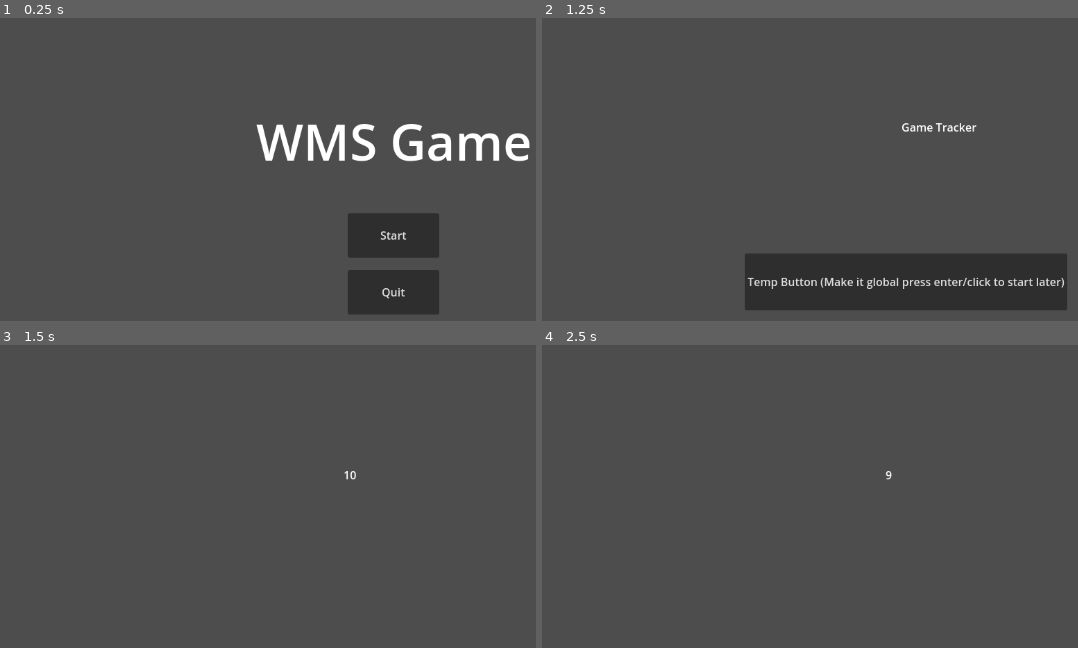
Above: before the commit, frames 1-4 (two rows, left to right).
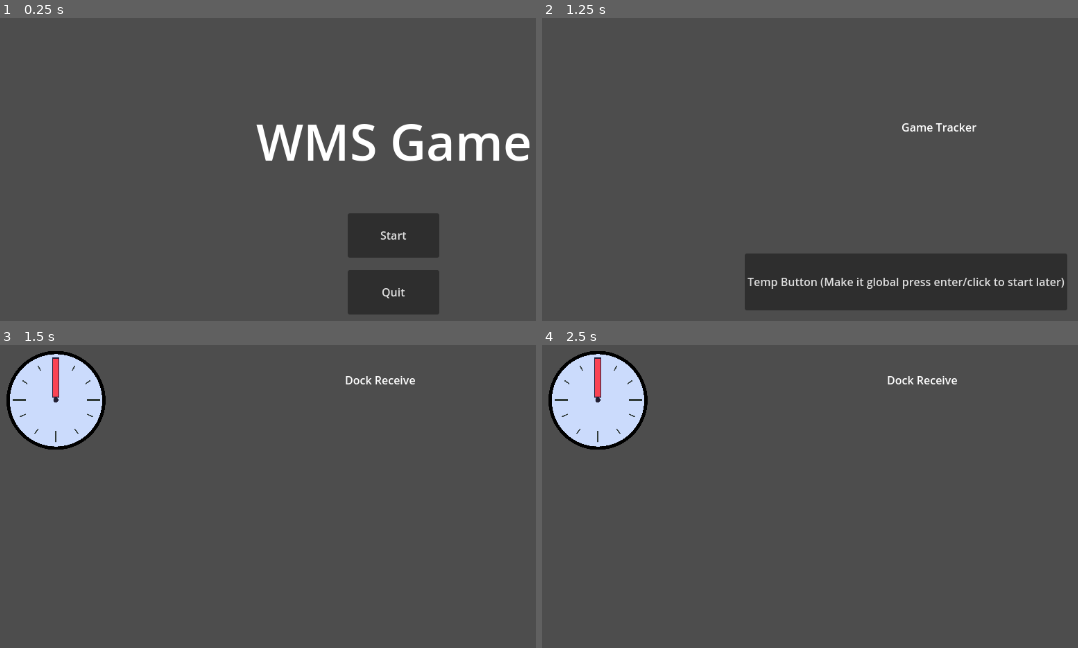
Above: after the commit, the same moments.

Repository: patrickly7/Hackathon-2025
Game: Godot game, scene res://scenes/start_menu.tscn
The game is run twice, just before and just after one commit, with the same random seed, the same clock (stepped at 60 frames per second) and the same inputs.
Inputs:
- Up to frame 1 (0.25 s): no input
- Up to frame 2 (1.25 s): click "Start" at 0.5 s
- Up to frame 3 (1.5 s): click "Temp Button (Make it global p…" at 1.25 s
- Up to frame 4 (2.5 s): tap Enter at 2 s

Frames 1-2 are identical in both runs. In frame 3, 5.0% of the frame differs, in the area x 1-78%, y 1-45%; in frame 4, 4.9%.

Commit message:
added GameTimer scene for resuability

Diff:
--- a/scenes/dock_receive.tscn
+++ b/scenes/dock_receive.tscn
@@ -1,17 +1,18 @@
-[gd_scene load_steps=2 format=3 uid="uid://cdkdtc6esq6y"]
+[gd_scene load_steps=3 format=3 uid="uid://cdkdtc6esq6y"]
 
 [ext_resource type="Script" uid="uid://daaoys0h7ft5x" path="res://scripts/dock_receive.gd" id="1_4x3rc"]
+[ext_resource type="PackedScene" uid="uid://dd5d7d2xh71xl" path="res://scenes/game_timer.tscn" id="2_5omce"]
 
 [node name="DockReceive" type="Node2D"]
 script = ExtResource("1_4x3rc")
 
 [node name="Label" type="Label" parent="."]
-offset_left = 504.0
-offset_top = 186.0
-offset_right = 606.0
-offset_bottom = 209.0
+offset_left = 506.0
+offset_top = 49.0
+offset_right = 608.0
+offset_bottom = 72.0
 text = "Dock Receive"
 
-[node name="Timer" type="Timer" parent="."]
+[node name="GameTimer" parent="." instance=ExtResource("2_5omce")]
 
-[connection signal="timeout" from="Timer" to="." method="_on_timer_timeout"]
+[connection signal="game_timer_end" from="GameTimer" to="." method="_on_game_timer_game_timer_end"]
--- /dev/null
+++ b/scenes/game_timer.tscn
@@ -0,0 +1,28 @@
+[gd_scene load_steps=4 format=3 uid="uid://dd5d7d2xh71xl"]
+
+[ext_resource type="Script" uid="uid://bc0if8gew0opu" path="res://scripts/game_timer.gd" id="1_iww2t"]
+[ext_resource type="Texture2D" uid="uid://d1j8p2crdiq5k" path="res://assets/art/Timer_Base.png" id="2_fh7mr"]
+[ext_resource type="Texture2D" uid="uid://npl5ddge5pno" path="res://assets/art/Timer_Hand.png" id="3_cc1b4"]
+
+[node name="GameTimer" type="Control"]
+layout_mode = 3
+anchors_preset = 15
+anchor_right = 1.0
+anchor_bottom = 1.0
+grow_horizontal = 2
+grow_vertical = 2
+script = ExtResource("1_iww2t")
+
+[node name="TimerBack" type="Sprite2D" parent="."]
+position = Vector2(90, 90)
+scale = Vector2(0.15, 0.15)
+texture = ExtResource("2_fh7mr")
+
+[node name="TimerHand" type="Sprite2D" parent="."]
+position = Vector2(89, 57)
+scale = Vector2(0.15, 0.15)
+texture = ExtResource("3_cc1b4")
+
+[node name="Timer" type="Timer" parent="."]
+
+[connection signal="timeout" from="Timer" to="." method="_on_timer_timeout"]
--- a/scripts/dock_receive.gd
+++ b/scripts/dock_receive.gd
@@ -1,19 +1,10 @@
 extends Node2D
 
 const GAME_TIME = 10
-var timer = GAME_TIME
 
 func _ready():
-	$Timer.start()
-	updateTime()
+	$GameTimer.startTimer(GAME_TIME)
 
-func _on_timer_timeout():
-	timer -= 1
-	updateTime()
-
-	if (timer <= 0):
-		Global.NEXT_GAME_SCENE = "res://scenes/confirm_receive.tscn"
-		get_tree().change_scene_to_file("res://scenes/result_screen.tscn")
-
-func updateTime():
-	$Label.text = str(timer)
+func _on_game_timer_game_timer_end():
+	Global.NEXT_GAME_SCENE = "res://scenes/confirm_receive.tscn"
+	get_tree().change_scene_to_file("res://scenes/result_screen.tscn")
--- /dev/null
+++ b/scripts/game_timer.gd
@@ -0,0 +1,17 @@
+extends Control
+
+var timer = 0
+signal game_timer_end
+
+func startTimer(seconds: int):
+	timer = seconds
+	print("Timer Started with %s" % str(timer))
+	$Timer.start()
+
+func _on_timer_timeout():
+	timer -= 1
+	print("Time Remaining: %s" % str(timer))
+
+	if (timer <= 0):
+		$Timer.stop()
+		game_timer_end.emit()
Not shown, added: assets/art/Speech_Bubble.png.import
Not shown, added: assets/art/Timer_Hand.png.import
Not shown, added: scripts/game_timer.gd.uid
